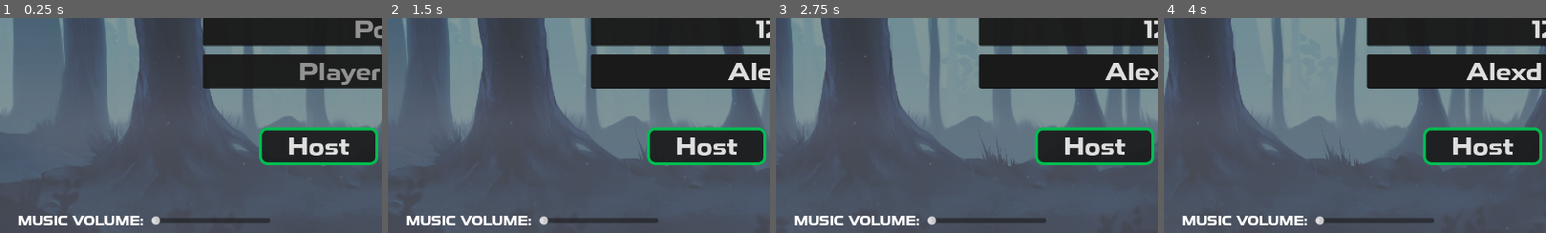
Above: before the commit, frames 1-4 (left to right).
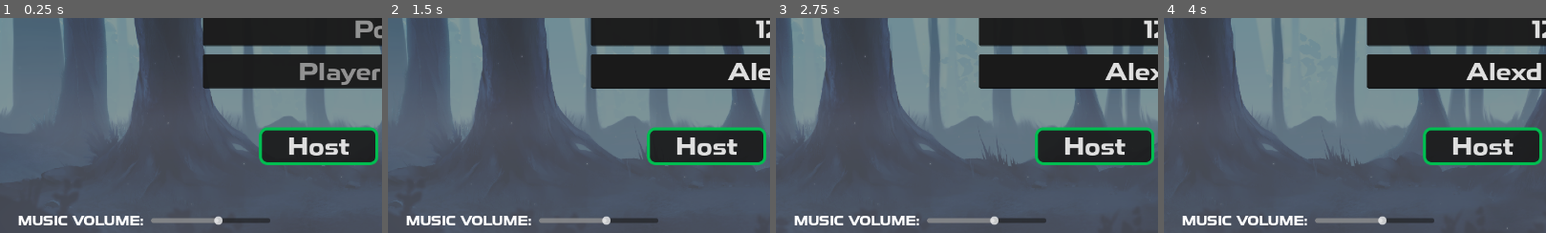
Above: after the commit, the same moments.

Repository: Lertos/last-feller-alive
Game: Godot game, scene res://scripts/multiplayer_controller.tscn
The game is run twice, just before and just after one commit, with the same random seed, the same clock (stepped at 60 frames per second) and the same inputs.
Inputs (mouse positions are % of the whole screen's width and height, from its top left):
- Up to frame 1 (0.25 s): no input
- Up to frame 2 (1.5 s): click (50, 36) at 0.52 s; type "12" at 0.6 s; click (50, 45) at 0.75 s; type "12" at 0.83 s; click (50, 55) at 0.98 s; type "Alex" at 1.07 s; hold D (right) from 1.28 s (still down); tap Space (dash) at 1.35 s
- Up to frame 3 (2.75 s): release D (right) at 2.03 s; hold S (down) from 2.03 s (still down); tap Space (dash) at 2.1 s
- Up to frame 4 (4 s): release S (down) at 2.78 s; hold D (right) 2.78-3.53 s; tap Space (dash) at 2.85, 3.6 s; hold W (up) from 3.53 s (still down)
The pictures show only the part of the screen within x 0-50%, y 43-93%; the shares and areas given below are measured in that part.

The runs differ from the first frame. In frame 1, 0.5% of the frame differs, in the area x 39-59%, y 92-97%; in frame 2, 0.5%; in frame 3, 0.5%; in frame 4, 0.5%.

Commit message:
Adding the logic for the music volume slider

Diff:
--- a/scripts/multiplayer_controller.gd
+++ b/scripts/multiplayer_controller.gd
@@ -290,3 +290,9 @@
 func start_fade():
 	$SceneChanger/AnimationPlayer.play("fade")
 	await get_tree().create_timer(0.5).timeout
+
+
+func _on_h_slider_value_changed(value):
+	$AudioMusicArena.volume_db = value
+	$AudioMusicTitle.volume_db = value
+	$AudioMusicLobby.volume_db = value
--- a/scripts/multiplayer_controller.tscn
+++ b/scripts/multiplayer_controller.tscn
@@ -328,6 +328,10 @@
 [node name="HSlider" type="HSlider" parent="VB/MarginContainer/HB"]
 custom_minimum_size = Vector2(200, 57)
 layout_mode = 2
+min_value = -60.0
+max_value = 10.0
+step = 0.1
+value = -20.0
 
 [node name="PopupHelper" type="ColorRect" parent="."]
 visible = false
@@ -367,7 +371,7 @@
 
 [node name="AudioMusicLobby" type="AudioStreamPlayer" parent="."]
 stream = ExtResource("3_aumok")
-volume_db = -20.0
+volume_db = -80.0
 max_polyphony = 6
 
 [node name="AudioMusicTitle" type="AudioStreamPlayer" parent="."]
@@ -384,3 +388,4 @@
 [connection signal="visibility_changed" from="AcceptDialog" to="." method="_on_accept_dialog_visibility_changed"]
 [connection signal="button_down" from="VB/HB/Host" to="." method="_on_host_button_down"]
 [connection signal="button_down" from="VB/HB/Join" to="." method="_on_join_button_down"]
+[connection signal="value_changed" from="VB/MarginContainer/HB/HSlider" to="." method="_on_h_slider_value_changed"]
